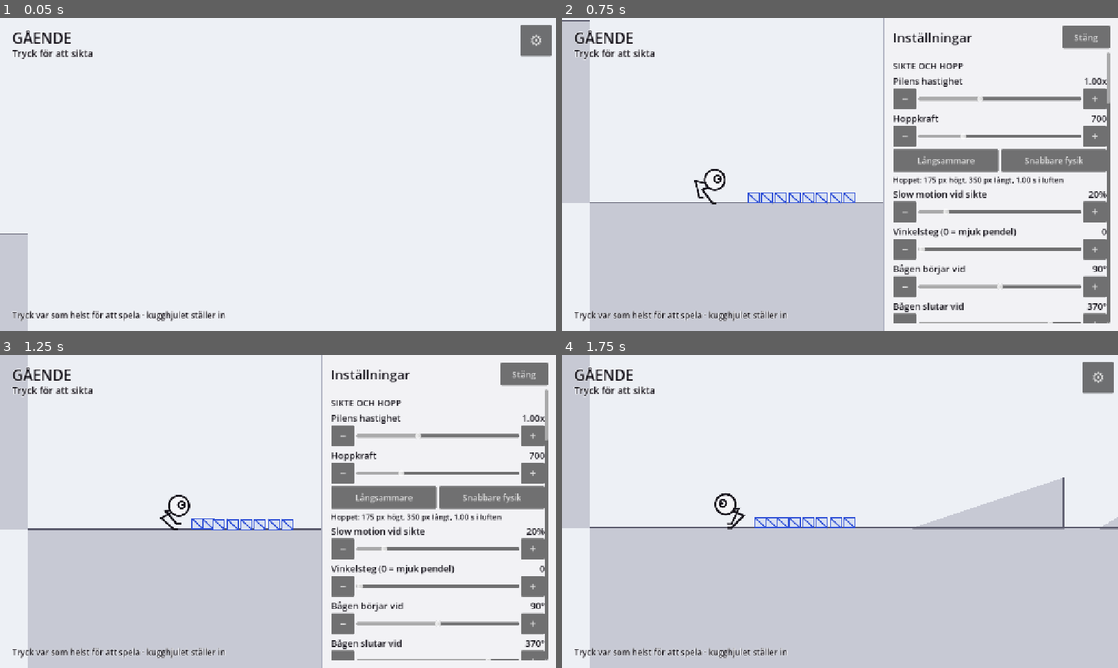
Above: before the commit, frames 1-4 (two rows, left to right).
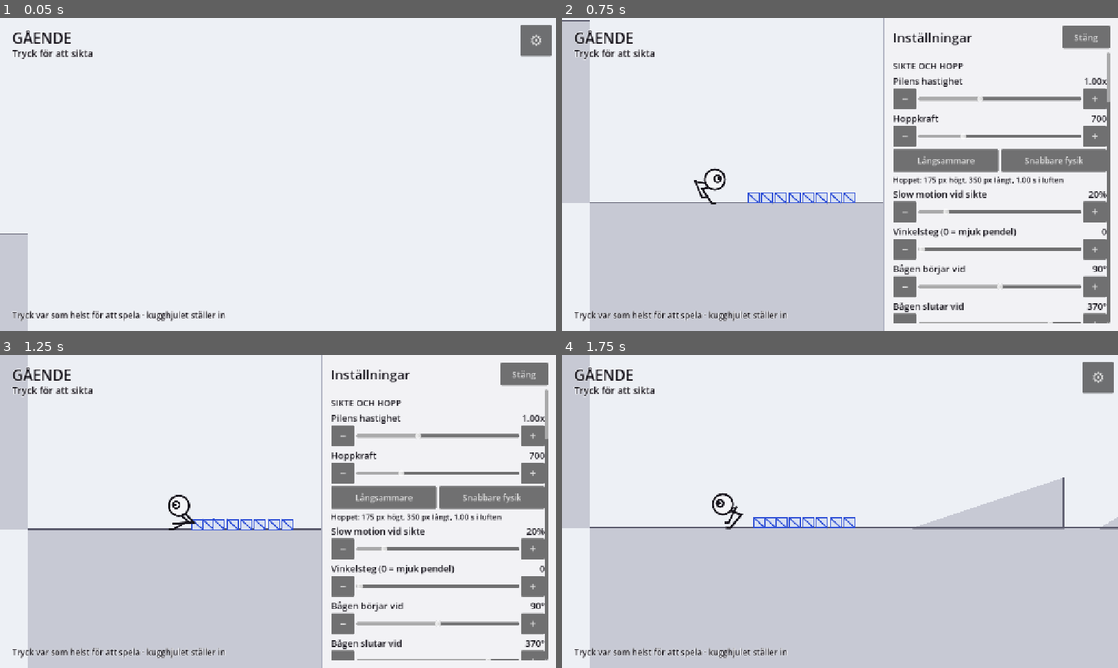
Above: after the commit, the same moments.

Repository: ojojboll-ui/Robo-ball
Game: Godot game, scene res://main/main.tscn
Same seed, same stepped clock (60 frames per second), same inputs: the game is played once before the commit and once after it.
Inputs:
- Up to frame 1 (0.05 s): no input
- Up to frame 2 (0.75 s): click "⚙" at 0.5 s
- Up to frame 3 (1.25 s): no input
- Up to frame 4 (1.75 s): click "Stäng" at 1.25 s

Frame 1 is identical in both runs. In frame 2, 0.1% of the frame differs, in the area x 23-99%, y 26-60%; in frame 3, 0.3%; in frame 4, 0.4%, in the area x 27-41%, y 44-56%.

Commit message:
Keep the jump's momentum when landing in a slope
Reported: the momentum from a jump does not carry into the slope, and no
slider changes it. There was no slider, and underneath sat a real bug.

move_and_slide cuts away the component of velocity heading into the
surface. The landing then read velocity *after* that, so it was
projecting an already-trimmed vector onto the tangent — a drop onto a 43
degree slope kept 44 px/s where it should have kept 640. That is 93 per
cent of the momentum lost to reading the wrong number. The velocity from
the frame before the collision is now kept and used.

On top of that, landing now redirects: a share of the speed heading into
the surface becomes speed along it, downhill. Throwing that component
away entirely is what a sticky object does; a ball landing in a slope has
its motion turned. The share is a slider, the effect scales with
steepness and is zero on flat ground, and the result is capped at the
speed he arrived with — a landing may redirect momentum but never create
it, which the physics-is-content pillar requires.

Measured on a 15 degree slope, share of incoming speed carried on: 22 per
cent at 0.0, 37 at 0.6, 53 at 1.2. On a 43 degree slope 0.6 already
reaches the cap.

Co-Authored-By: Claude Opus 5 <noreply@anthropic.com>
Claude-Session: https://claude.ai/code/session_01BFuXiawrAFSoffrH8t6SUi

Diff:
--- a/game/actor/robo_ball.gd
+++ b/game/actor/robo_ball.gd
@@ -57,6 +57,10 @@
 var _air_jumps_used := 0
 var _aim_from_air := false
 var _airborne_frames := 0
+## Farten i bildrutan innan kollisionen löstes. move_and_slide skär bort
+## komponenten in i ytan, så efter den är rörelsen mot marken redan borta —
+## läser landningen därifrån har den ingenting att bevara.
+var _impact_velocity := Vector2.ZERO
 var _legs := Legs.new()
 var _shape: CollisionShape2D
 var _capsule := CapsuleShape2D.new()
@@ -185,6 +189,7 @@
 func _process_air(delta: float) -> void:
 	velocity.y += Settings.rb_gravity * delta
 	spin += velocity.x / RADIUS * delta * 0.5
+	_impact_velocity = velocity
 	_move(delta)
 	_push_things(1.0)
 
@@ -196,16 +201,32 @@
 	if global_position.y > _start_position.y + 1400.0:
 		respawn()
 
-## Landningen bevarar rörelsemängden: farten projiceras på underlagets tangent
-## i stället för att nollställas. Det är därför ett hopp ner i en sluttning
-## fortsätter nedför i stället för att stanna som en säck.
+## Landningen bevarar rörelsemängden på två sätt.
+##
+## Dels projiceras farten på underlagets tangent. Dels — och det är det som
+## saknades — blir en del av farten *in i* ytan till fart *längs* ytan, nedför.
+## Kastas den bort helt stannar ett hopp ner i en backe nästan tvärt, för det är
+## vad ett klibbigt föremål gör. En boll som landar i en backe får sin rörelse
+## omdirigerad nedför, och andelen styrs av Settings.landing_redirect.
+##
+## Effekten skalar med lutningen och är noll på plan mark, vilket den ska vara:
+## där finns ingen riktning att dirigera farten åt.
 func _land() -> void:
 	_airborne_frames = 0
 	ground_normal = get_floor_normal()
 	# Fötterna har hängt under kroppen under fallet. Sätt ner dem på underlaget
 	# vid landningen — annars står de kvar i luften och benen ser lösa ut.
 	_legs.reset(self, ground_normal)
-	ground_speed = velocity.dot(tangent())
+	var t := tangent()
+	var impact := _impact_velocity
+	var into := maxf(0.0, -impact.dot(ground_normal))
+	var steepness := clampf(absf(t.y), 0.0, 1.0)
+	ground_speed = impact.dot(t) + Settings.landing_redirect * into * steepness * signf(t.y)
+	# En landning får omdirigera rörelsemängd men aldrig skapa den. Utan taket
+	# kan han lämna backen fortare än han kom in i den, och då är fysiken inte
+	# längre ärlig — se docs/DESIGN.md avsnitt 4a.
+	var incoming := impact.length()
+	ground_speed = clampf(ground_speed, -incoming, incoming)
 	if not is_zero_approx(ground_speed):
 		facing = 1 if ground_speed > 0.0 else -1
 	velocity = Vector2.ZERO
--- a/game/core/settings.gd
+++ b/game/core/settings.gd
@@ -47,6 +47,12 @@
 var jump_power := 700.0        ## 300–1100
 var rb_gravity := 1400.0       ## 600–2400
 var wall_bounce := 0.4         ## 0.0–0.9, hur mycket RB studsar på väggar
+## Hur mycket av farten *in i* underlaget som blir fart *längs* det vid landning.
+## Vid 0 kastas den bort helt — då stannar ett hopp ner i en backe nästan tvärt,
+## vilket är vad ett klibbigt föremål gör. En boll som landar i en backe får i
+## stället sin rörelse omdirigerad nedför, och det är den här siffran som styr
+## hur mycket. Effekten växer med lutningen och är noll på plan mark.
+var landing_redirect := 0.6
 var push_force := 0.55         ## 0.1–2.0, hur hårt RB knuffar lösa föremål
 var crate_mass := 1.2          ## 0.2–5.0
 var crate_break_speed := 380.0 ## 100–900, farten som krävs för att krossa
@@ -100,6 +106,7 @@
 		"jump_power": jump_power,
 		"rb_gravity": rb_gravity,
 		"wall_bounce": wall_bounce,
+		"landing_redirect": landing_redirect,
 		"push_force": push_force,
 		"crate_mass": crate_mass,
 		"crate_break_speed": crate_break_speed,
@@ -139,6 +146,7 @@
 	jump_power = float(data.get("jump_power", jump_power))
 	rb_gravity = float(data.get("rb_gravity", rb_gravity))
 	wall_bounce = float(data.get("wall_bounce", wall_bounce))
+	landing_redirect = float(data.get("landing_redirect", landing_redirect))
 	push_force = float(data.get("push_force", push_force))
 	crate_mass = float(data.get("crate_mass", crate_mass))
 	crate_break_speed = float(data.get("crate_break_speed", crate_break_speed))
--- a/game/ui/tuning_panel.gd
+++ b/game/ui/tuning_panel.gd
@@ -137,6 +137,8 @@
 		func(v: float) -> void: Settings.rb_gravity = v, "%.0f")
 	_slider("Studs mot väggar", 0.0, 0.9, 0.05, Settings.wall_bounce,
 		func(v: float) -> void: Settings.wall_bounce = v, "%.2f")
+	_slider("Fart som följer med i landningen", 0.0, 1.5, 0.05, Settings.landing_redirect,
+		func(v: float) -> void: Settings.landing_redirect = v, "%.2f")
 	_slider("Knuffkraft mot föremål", 0.1, 2.0, 0.05, Settings.push_force,
 		func(v: float) -> void: Settings.push_force = v, "%.2f")
 	_slider("Markfäste", 0.0, 600.0, 10.0, Settings.ground_stick,
Not shown, changed: docs/DECISIONS.md
Not shown, changed: docs/DESIGN.md
